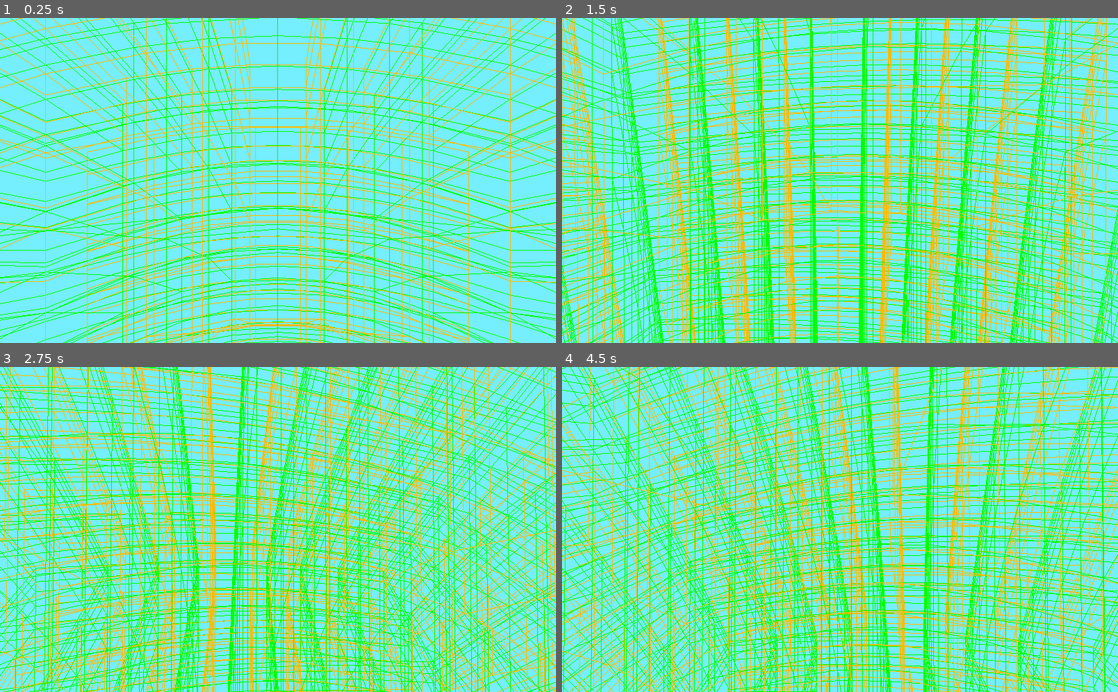
Above: before the commit, frames 1-4 (two rows, left to right).
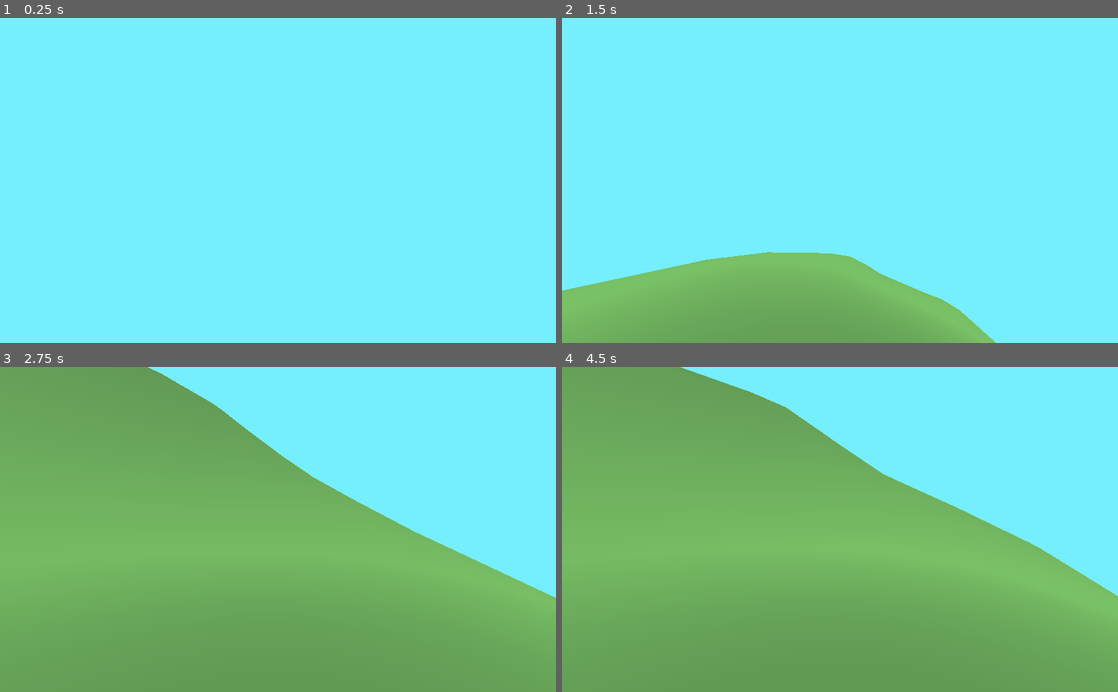
Above: after the commit, the same moments.

Repository: ctkerns/Marching-Cube-Sphere
Game: Godot game, scene res://Scenes/Universe.tscn
The game is run twice, just before and just after one commit, with the same random seed, the same clock (stepped at 60 frames per second) and the same inputs.
Inputs (mouse positions are in pixels of both pictures, inside the frame that each line leads up to):
- Up to frame 1 (0.25 s): no input
- Up to frame 2 (1.5 s): move the mouse to (867, 180) at 0.52 s; hold Shift (sprint) 0.53-1.28 s; hold W (move_forward) from 0.53 s (still down); move the mouse to (812, 180) at 1.27 s; tap Shift (sprint) at 1.35 s
- Up to frame 3 (2.75 s): keep holding W (move_forward); move the mouse to (289, 523) at 2.02 s; hold Shift (sprint) from 2.03 s (still down)
- Up to frame 4 (4.5 s): keep holding W (move_forward); move the mouse to (834, 536) at 2.77 s; release Shift (sprint) at 2.78 s; tap Shift (sprint) at 2.85, 4.35 s; move the mouse to (878, 532) at 3.52 s; hold Shift (sprint) 3.53-4.28 s; move the mouse to (795, 526) at 4.27 s

The runs differ from the first frame. In frame 1, 18% of the frame differs, in the area x 0-100%, y 0-100%; in frame 2, 44%; in frame 3, 80%; in frame 4, 82%.

Commit message:
Restructuring.

Diff:
--- a/Scenes/Planet.tscn
+++ b/Scenes/Planet.tscn
@@ -1,31 +1,31 @@
 [gd_scene load_steps=4 format=2]
 
 [ext_resource path="res://Scripts/Planet.gd" type="Script" id=1]
-[ext_resource path="res://Scenes/OctTerrain.tscn" type="PackedScene" id=2]
+[ext_resource path="res://Scenes/PlanetFace.tscn" type="PackedScene" id=2]
 [ext_resource path="res://Scenes/Player.tscn" type="PackedScene" id=3]
 
 [node name="Planet" type="Spatial"]
 script = ExtResource( 1 )
 
-[node name="Face1" parent="." instance=ExtResource( 2 )]
+[node name="PlanetFace1" parent="." instance=ExtResource( 2 )]
 
-[node name="Face2" parent="." instance=ExtResource( 2 )]
+[node name="PlanetFace2" parent="." instance=ExtResource( 2 )]
 transform = Transform( 1, 0, 0, 0, -1.62921e-07, -1, 0, 1, -1.62921e-07, 0, 0, 0 )
 
-[node name="Face3" parent="." instance=ExtResource( 2 )]
+[node name="PlanetFace3" parent="." instance=ExtResource( 2 )]
 transform = Transform( -1.62921e-07, -1, 1.62921e-07, 0, -1.62921e-07, -1, 1, -1.62921e-07, 2.65431e-14, 0, 0, 0 )
 
-[node name="Face4" parent="." instance=ExtResource( 2 )]
+[node name="PlanetFace4" parent="." instance=ExtResource( 2 )]
 transform = Transform( -1.62921e-07, 1, 0, -1, -1.62921e-07, 0, 0, 0, 1, 0, 0, 0 )
 
-[node name="Face5" parent="." instance=ExtResource( 2 )]
+[node name="PlanetFace5" parent="." instance=ExtResource( 2 )]
 transform = Transform( 2.65431e-14, -1.62921e-07, 1, -1, -1.62921e-07, 0, 1.62921e-07, -1, -1.62921e-07, 0, 0, 0 )
 
-[node name="Face6" parent="." instance=ExtResource( 2 )]
-transform = Transform( -1.62921e-07, 3.25841e-07, 1, 0, -1, 3.25841e-07, 1, 5.30863e-14, 1.62921e-07, 0, 0, 0 )
+[node name="PlanetFace6" parent="." instance=ExtResource( 2 )]
+transform = Transform( 1.62921e-07, -5.30863e-14, 1, -3.25841e-07, -1, 0, 1, -3.25841e-07, -1.62921e-07, 0, 0, 0 )
 
 [node name="Player" parent="." instance=ExtResource( 3 )]
-transform = Transform( 1, 0, 4.32446e-21, 0, 1, -4.91279e-20, 4.32443e-21, 0, 1, 0, 12, 0 )
+transform = Transform( 1, 0, 4.32446e-21, 0, 1, -4.91279e-20, 4.32443e-21, 0, 1, 0, 64, 0 )
 
 [node name="CSGSphere" type="CSGSphere" parent="."]
 use_collision = true
--- a/Scenes/OctTerrain.tscn
+++ b/Scenes/PlanetFace.tscn
@@ -1,21 +1,22 @@
 [gd_scene load_steps=5 format=2]
 
-[ext_resource path="res://Scripts/Octree/OctTerrain.gd" type="Script" id=1]
+[ext_resource path="res://Materials/borders_outline.tres" type="Material" id=1]
 [ext_resource path="res://Materials/dual_outline.tres" type="Material" id=2]
-[ext_resource path="res://Materials/borders_outline.tres" type="Material" id=3]
+[ext_resource path="res://Scripts/PlanetFace.gd" type="Script" id=3]
 
 [sub_resource type="SpatialMaterial" id=1]
-albedo_color = Color( 0.317647, 0.568627, 0.345098, 1 )
+albedo_color = Color( 0.356863, 0.580392, 0.278431, 1 )
 
-[node name="OctTerrain" type="Spatial"]
-script = ExtResource( 1 )
+[node name="PlanetFace" type="Spatial"]
+script = ExtResource( 3 )
 
 [node name="Borders" type="MeshInstance" parent="."]
-material_override = ExtResource( 3 )
+visible = false
+material_override = ExtResource( 1 )
 
 [node name="Dual" type="MeshInstance" parent="."]
+visible = false
 material_override = ExtResource( 2 )
-cast_shadow = 0
 
 [node name="Surface" type="MeshInstance" parent="."]
 material_override = SubResource( 1 )
--- a/Scripts/Octree/Mesher.gd
+++ b/Scripts/Octree/Mesher.gd
@@ -6,34 +6,26 @@
 	var _surface_verts
 	var _surface_normals
 
-	var _octree
-
-	var _x_offset
-	var _x_scale
-	var _y_offset
-	var _y_scale
-	var _floor_radius
-	var _ceil_radius
-
-	func _init(oct, x_offset, x_scale, y_offset, y_scale, floor_radius, ceil_radius):
+	func init():
 		_tree_verts = PoolVector3Array()
 		_dual_verts = PoolVector3Array()
 		_surface_verts = PoolVector3Array()
 		_surface_normals = PoolVector3Array()
 
-		_octree = oct
-
-		_x_offset = x_offset
-		_x_scale = x_scale
-		_y_offset = y_offset
-		_y_scale = y_scale
-		_floor_radius = floor_radius
-		_ceil_radius = ceil_radius
-
-	func draw_tree(tree_mesh):
-		# Set up array mesh.
-		var tree_arr = []
-		tree_arr.resize(Mesh.ARRAY_MAX)
+	func get_tree_verts():
+		return _tree_verts
+
+	func get_dual_verts():
+		return _dual_verts
+
+	func get_surface_verts():
+		return _surface_verts
+
+	func get_surface_normals():
+		return _surface_normals
+
+	func draw_tree(chunk):
+		var octree = chunk.get_tree()
 
 		# Initialize stack.
 		var stack = []
@@ -41,104 +33,76 @@
 
 		# Perform a DFS traversal of the octree using stack.
 		var id
-		while !stack.empty():
+		while not stack.empty():
 			# Pop frame from stack.
 			id = stack.pop_back()
 
 			# Check if this node is a leaf node.
-			if not _octree.is_branch(id):
+			if not octree.is_branch(id):
 				# Draw the leaf node.
-				var bounds = _octree.get_bounds(id)
-				var vert = bounds[0]
-				var scale = bounds[1]
-
-				# Value that the lower vertex is stretched to.
-				var x = vert.x*_x_scale/2.0 + _x_offset
-				var y = vert.y*_y_scale/2.0 + _y_offset
-				var z = (vert.z*(_ceil_radius - _floor_radius) + _ceil_radius)/2
-				var corner = Vector3(x, y, z)
-
-				# Value that the ranges are stretched to.
-				var x_l = scale*2.0/_x_scale
-				var y_l = scale*2.0/_y_scale
-				var z_l = scale*(_ceil_radius - _floor_radius)/2.0
-				var length = Vector3(x_l, y_l, z_l)
+				var bounds = octree.get_bounds(id)
+
+				# Scale bounds from chunk space.
+				var corner = chunk.chunk2cube(bounds[0])
+				var length = chunk.length2cube(bounds[1])
 
 				_tree_verts = Geometry.draw_cuboid_edge(corner, corner + length, _tree_verts)
 			else:
 				# Add this nodes children to the stack.
 				for i in range(8):
-					stack.push_back(_octree.get_child(id, i))
-
-		# Create mesh from array.
-		tree_arr[Mesh.ARRAY_VERTEX] = _tree_verts
-
-		tree_mesh.mesh = ArrayMesh.new()
-		tree_mesh.mesh.add_surface_from_arrays(Mesh.PRIMITIVE_LINES, tree_arr)
-
-	func draw_dual(dual_mesh, surface_mesh) -> Shape:
-		# Set up array meshes.
-		var dual_arr = []
-		dual_arr.resize(Mesh.ARRAY_MAX)
-		var surface_arr = []
-		surface_arr.resize(Mesh.ARRAY_MAX)
+					stack.push_back(octree.get_child(id, i))
+
+	func draw(chunk):
+		var octree = chunk.get_tree()
 
 		# Recursively traverse the octree.
-		_cube_proc(0b1)
-
-		# Create mesh from array.
-		dual_arr[Mesh.ARRAY_VERTEX] = _dual_verts
-		surface_arr[Mesh.ARRAY_VERTEX] = _surface_verts
-		surface_arr[Mesh.ARRAY_NORMAL] = _surface_normals
-
-		dual_mesh.mesh = ArrayMesh.new()
-		dual_mesh.mesh.add_surface_from_arrays(Mesh.PRIMITIVE_LINES, dual_arr)
-		surface_mesh.mesh = ArrayMesh.new()
-		surface_mesh.mesh.add_surface_from_arrays(Mesh.PRIMITIVE_TRIANGLES, surface_arr)
-
-		return surface_mesh.mesh.create_trimesh_shape()
-
-	func _cube_proc(t: int):
+		_cube_proc(chunk, 0b1)
+
+	func _cube_proc(chunk, t: int):
+		var octree = chunk.get_tree()
+
 		# Terminate when t1 is a leaf node.
-		if not _octree.is_branch(t):
+		if not octree.is_branch(t):
 			return
 
 		# Recursively traverse child nodes.
 		var children = []
 		children.resize(8)
 		for i in range(8):
-			children[i] = _octree.get_child(t, i)
-
-			_cube_proc(children[i])
+			children[i] = octree.get_child(t, i)
+
+			_cube_proc(chunk, children[i])
 
 		# Traverse octree faces.
-		_face_proc([children[0], children[1]], 0b001)
-		_face_proc([children[0], children[2]], 0b010)
-		_face_proc([children[0], children[4]], 0b100)
-		_face_proc([children[1], children[3]], 0b010)
-		_face_proc([children[1], children[5]], 0b100)
-		_face_proc([children[2], children[3]], 0b001)
-		_face_proc([children[2], children[6]], 0b100)
-		_face_proc([children[3], children[7]], 0b100)
-		_face_proc([children[4], children[5]], 0b001)
-		_face_proc([children[4], children[6]], 0b010)
-		_face_proc([children[5], children[7]], 0b010)
-		_face_proc([children[6], children[7]], 0b001)
+		_face_proc(chunk, [children[0], children[1]], 0b001)
+		_face_proc(chunk, [children[0], children[2]], 0b010)
+		_face_proc(chunk, [children[0], children[4]], 0b100)
+		_face_proc(chunk, [children[1], children[3]], 0b010)
+		_face_proc(chunk, [children[1], children[5]], 0b100)
+		_face_proc(chunk, [children[2], children[3]], 0b001)
+		_face_proc(chunk, [children[2], children[6]], 0b100)
+		_face_proc(chunk, [children[3], children[7]], 0b100)
+		_face_proc(chunk, [children[4], children[5]], 0b001)
+		_face_proc(chunk, [children[4], children[6]], 0b010)
+		_face_proc(chunk, [children[5], children[7]], 0b010)
+		_face_proc(chunk, [children[6], children[7]], 0b001)
 
 		# Traverse octree edges.
-		_edge_proc([children[0], children[1], children[2], children[3]], 0b100)
-		_edge_proc([children[0], children[1], children[4], children[5]], 0b010)
-		_edge_proc([children[0], children[2], children[4], children[6]], 0b001)
-		_edge_proc([children[1], children[3], children[5], children[7]], 0b001)
-		_edge_proc([children[2], children[3], children[6], children[7]], 0b010)
-		_edge_proc([children[4], children[5], children[6], children[7]], 0b100)
+		_edge_proc(chunk, [children[0], children[1], children[2], children[3]], 0b100)
+		_edge_proc(chunk, [children[0], children[1], children[4], children[5]], 0b010)
+		_edge_proc(chunk, [children[0], children[2], children[4], children[6]], 0b001)
+		_edge_proc(chunk, [children[1], children[3], children[5], children[7]], 0b001)
+		_edge_proc(chunk, [children[2], children[3], children[6], children[7]], 0b010)
+		_edge_proc(chunk, [children[4], children[5], children[6], children[7]], 0b100)
 
 		# Traverse octree vertices.
-		_vert_proc(children)
+		_vert_proc(chunk, children)
 
 	# Octree face, dual edge, takes two nodes as arguments.
 	# Assume that t_0 is inferior on given axis and t_1 is superior.
-	func _face_proc(t: Array, axis: int):
+	func _face_proc(chunk, t: Array, axis: int):
+		var octree = chunk.get_tree()
+
 		var num_leaves = 0
 
 		var children = []
@@ -158,9 +122,9 @@
 		# the axis.
 
 		# Inferior node.
-		if _octree.is_branch(t[0]):
-			for i in range(4):
-				children[plane[i]] = _octree.get_child(t[0], plane[i] | axis)
+		if octree.is_branch(t[0]):
+			for i in range(4):
+				children[plane[i]] = octree.get_child(t[0], plane[i] | axis)
 		else:
 			# If node is a leaf, use the node as a stand in for its child.
 			for i in range(4):
@@ -168,9 +132,9 @@
 			num_leaves += 1
 
 		# Superior node.
-		if _octree.is_branch(t[1]):
-			for i in range(4):
-				children[plane[i] | axis] = _octree.get_child(t[1], plane[i])
+		if octree.is_branch(t[1]):
+			for i in range(4):
+				children[plane[i] | axis] = octree.get_child(t[1], plane[i])
 		else:
 			# If node is a leaf, use the node as a stand in for its child.
 			for i in range(4):
@@ -180,31 +144,33 @@
 		if num_leaves < 2:
 			# Recursively traverse child nodes.
 			for i in range(4):
-				_face_proc([children[plane[i]], children[plane[i] | axis]], axis)
+				_face_proc(chunk, [children[plane[i]], children[plane[i] | axis]], axis)
 
 			match axis:
 				0b001:
-					_edge_proc([children[0], children[1], children[4], children[5]], 0b010)
-					_edge_proc([children[0], children[1], children[2], children[3]], 0b100)
-					_edge_proc([children[4], children[5], children[6], children[7]], 0b100)
-					_edge_proc([children[2], children[3], children[6], children[7]], 0b010)
+					_edge_proc(chunk, [children[0], children[1], children[4], children[5]], 0b010)
+					_edge_proc(chunk, [children[0], children[1], children[2], children[3]], 0b100)
+					_edge_proc(chunk, [children[4], children[5], children[6], children[7]], 0b100)
+					_edge_proc(chunk, [children[2], children[3], children[6], children[7]], 0b010)
 				0b010:
-					_edge_proc([children[0], children[2], children[4], children[6]], 0b001)
-					_edge_proc([children[0], children[1], children[2], children[3]], 0b100)
-					_edge_proc([children[4], children[5], children[6], children[7]], 0b100)
-					_edge_proc([children[1], children[3], children[5], children[7]], 0b001)
+					_edge_proc(chunk, [children[0], children[2], children[4], children[6]], 0b001)
+					_edge_proc(chunk, [children[0], children[1], children[2], children[3]], 0b100)
+					_edge_proc(chunk, [children[4], children[5], children[6], children[7]], 0b100)
+					_edge_proc(chunk, [children[1], children[3], children[5], children[7]], 0b001)
 				0b100:
-					_edge_proc([children[0], children[2], children[4], children[6]], 0b001)
-					_edge_proc([children[0], children[1], children[4], children[5]], 0b010)
-					_edge_proc([children[2], children[3], children[6], children[7]], 0b010)
-					_edge_proc([children[1], children[3], children[5], children[7]], 0b001)
-
-			_vert_proc(children)
+					_edge_proc(chunk, [children[0], children[2], children[4], children[6]], 0b001)
+					_edge_proc(chunk, [children[0], children[1], children[4], children[5]], 0b010)
+					_edge_proc(chunk, [children[2], children[3], children[6], children[7]], 0b010)
+					_edge_proc(chunk, [children[1], children[3], children[5], children[7]], 0b001)
+
+			_vert_proc(chunk, children)
 
 	# Octree edge, dual face, takes four nodes as arguments.
 	# Assume a node's location t in bit form is also it's location relative to the other nodes on valid
 	# axes. Axis represents the commmon dimension.
-	func _edge_proc(t: Array, axis: int):
+	func _edge_proc(chunk, t: Array, axis: int):
+		var octree = chunk.get_tree()
+
 		var num_leaves = 0
 
 		var children = []
@@ -222,9 +188,9 @@
 
 		# Find children to be connected.
 		for i in range(4):
-			if _octree.is_branch(t[i]):
-				children[i] = _octree.get_child(t[i], plane[3 - i])
-				children[i + 4] = _octree.get_child(t[i], plane[3 -i] | axis)
+			if octree.is_branch(t[i]):
+				children[i] = octree.get_child(t[i], plane[3 - i])
+				children[i + 4] = octree.get_child(t[i], plane[3 -i] | axis)
 			else:
 				children[i] = t[i]
 				children[i + 4] = t[i]
@@ -232,30 +198,32 @@
 
 		if num_leaves < 4:
 			# Recursively traverse child nodes.
-			_edge_proc([children[0], children[1], children[2], children[3]], axis)
-			_edge_proc([children[4], children[5], children[6], children[7]], axis)
+			_edge_proc(chunk, [children[0], children[1], children[2], children[3]], axis)
+			_edge_proc(chunk, [children[4], children[5], children[6], children[7]], axis)
 
 			# Traverse octree vertices.
 			match axis:
 				0b001:
-					_vert_proc([children[0], children[4], children[1], children[5], children[2], children[6], children[3], children[7]])
+					_vert_proc(chunk, [children[0], children[4], children[1], children[5], children[2], children[6], children[3], children[7]])
 				0b010:
-					_vert_proc([children[0], children[1], children[4], children[5], children[2], children[3], children[6], children[7]])
+					_vert_proc(chunk, [children[0], children[1], children[4], children[5], children[2], children[3], children[6], children[7]])
 				0b100:
-					_vert_proc(children)
+					_vert_proc(chunk, children)
 
 	# Octree vertex, dual hexahedron, takes eight nodes as arguments.
 	# Assume a node's location in t in bit form is also its location relative to the other nodes.
-	func _vert_proc(t: Array):
+	func _vert_proc(chunk, t: Array):
+		var octree = chunk.get_tree()
+
 		var num_leaves = 0
 
 		var children = []
 		children.resize(8)
 
 		for i in range(8):
-			if _octree.is_branch(t[i]):
+			if octree.is_branch(t[i]):
 				# If node is a branch, get its child that is connected to the octree vertex.
-				children[i] = _octree.get_child(t[i], 7 - i)
+				children[i] = octree.get_child(t[i], 7 - i)
 			else:
 				# If node is a leaf, use the node as a stand in for its child.
 				children[i] = t[i]
@@ -268,13 +236,10 @@
 			var d = []
 			d.resize(8)
 			for i in range(8):
-				var vert = _octree.get_vertex(t[i])
-				var x = vert.x*_x_scale/2.0 + _x_offset
-				var y = vert.y*_y_scale/2.0 + _y_offset
-				var z = (vert.z*(_ceil_radius - _floor_radius) + _ceil_radius)/2
-				v[i] = Vector3(x, y, z)
-
-				d[i] = _octree.get_density(t[i])
+				var vert = octree.get_vertex(t[i])
+				v[i] = chunk.chunk2cube(vert)
+
+				d[i] = octree.get_density(t[i])
 
 			_dual_verts = Geometry.draw_hexahedron_edge(v, _dual_verts)
 			var surface = MarchingCubes.draw_cube(v, d, _surface_verts, _surface_normals)
@@ -282,4 +247,4 @@
 			_surface_normals = surface[1]
 		else:
 			# Recursively traverse child nodes.
-			_vert_proc(children)
+			_vert_proc(chunk, children)
--- a/Scripts/Octree/OctTerrain.gd
+++ b/Scripts/Octree/OctTerrain.gd
@@ -1,85 +1,74 @@
-extends Spatial
+extends Object
 
-var Octree = preload("res://Scripts/Octree/Octree.gd")
-var Mesher = preload("res://Scripts/Octree/Mesher.gd")
+class OctTerrain:
+	var Octree = preload("res://Scripts/Octree/Octree.gd")
 
-onready var borders = get_node("Borders")
-onready var dual = get_node("Dual")
-onready var surface = get_node("Surface")
-onready var collision_shape = get_node("StaticBody/CollisionShape")
+	var octree
 
-var octree = Octree.Octree.new()
-var mesher
+	# Hyperparameters.
+	var _x_offset = 0.0
+	var _y_offset = 0.0
+	var _scale = 2.0
+	var _floor = 16.0
+	var _ceil = 64.0
 
-# Hyperparameters.
-var _x_offset = 0.0
-var _x_scale = 2.0
-var _y_offset = 0.0
-var _y_scale = 2.0
-var _floor_radius = 5.0
-var _ceil_radius = 32.0
+	var _depth = 4 # Depth of the octree.
 
-var _depth = 3 # Depth of the octree.
+	var _transform
 
-func init():
-	octree = Octree.Octree.new()
-	_full_subdivision()
+	func init(transform):
+		octree = Octree.Octree.new()
+		_transform = transform
+		_full_subdivision()
 
-	mesher = Mesher.Mesher.new(octree, _x_offset, _x_scale, _y_offset, _y_scale, _floor_radius, _ceil_radius)
+	func get_tree():
+		return octree
 
-func draw():
-	mesher.draw_tree(borders)
-	var shape = mesher.draw_dual(dual, surface)
+	# Fully subdivide the tree.
+	func _full_subdivision():
+		var queue = []
+		queue.push_back(0b1)
 
-	collision_shape.set_shape(shape)
+		# Subdivide each node for each level in depth.
+		for i in range(_depth):
+			for j in range(queue.size()):
+				# Find the volume for each child before they are created.
+				var node = queue.pop_front()
+				var volumes = []
+				for k in range(8):
+					var child = octree.get_child(node, k)
+					var vert = Transformations.cube2global(chunk2cube(octree.get_vertex(child)), _transform)
+					var bounds = octree.get_bounds(child)
 
-# Fully subdivide the tree.
-func _full_subdivision():
-	var queue = []
-	queue.push_back(0b1)
+					var base = bounds[0].z
+					var top = base + bounds[1]
 
-	# Subdivide each node for each level in depth.
-	for i in range(_depth):
-		for j in range(queue.size()):
-			# Find the volume for each child before they are created.
-			var node = queue.pop_front()
-			var volumes = []
-			for k in range(8):
-				var child = octree.get_child(node, k)
-				var vert = _global_vert(_chunk_vert(octree.get_vertex(child)))
-				var bounds = octree.get_bounds(child)
+					# Clear top and fill bottom.
+					if top == 1.0:
+						volumes.append(0.0)
+					elif base == -1.0:
+						volumes.append(1.0)
+					else:
+						volumes.append(Generator.sample(vert.x, vert.y, vert.z, _floor, _ceil))
 
-				var base = bounds[0].z
-				var top = base + bounds[1]
+				# Split each node in the queue, and add the nodes to the queue.
+				octree.split(node, volumes)
 
-				# Clear top and fill bottom.
-				if top == 1.0:
-					volumes.append(0.0)
-				elif base == -1.0:
-					volumes.append(1.0)
-				else:
-					volumes.append(Generator.sample(vert.x, vert.y, vert.z, _floor_radius, _ceil_radius))
+				var prefix = node << 3
+				for k in range(8):
+					queue.push_back(prefix | k)
 
-			# Split each node in the queue, and add the nodes to the queue.
-			octree.split(node, volumes)
+	# Takes a location in the octree and converts it based on chunk location.
+	func chunk2cube(vert: Vector3):
+		var x = vert.x*_scale/2.0 + _x_offset
+		var y = vert.y*_scale/2.0 + _y_offset
+		var z = (vert.z*(_ceil - _floor) + _ceil)/2
 
-			var prefix = node << 3
-			for k in range(8):
-				queue.push_back(prefix | k)
+		return Vector3(x, y, z)
 
-# Takes a location in the octree and converts it based on chunk location.
-func _chunk_vert(vert: Vector3):
-	var x = vert.x*_x_scale/2.0 + _x_offset
-	var y = vert.y*_y_scale/2.0 + _y_offset
-	var z = (vert.z*(_ceil_radius - _floor_radius) + _ceil_radius)/2
+	func length2cube(length):
+		var x = length*2.0/_scale
+		var y = length*2.0/_scale
+		var z = length*(_ceil - _floor)/2.0
 
-	return Vector3(x, y, z)
-
-# Takes a location in the chunk and converts it to global space.
-func _global_vert(vert: Vector3):
-	var transform = self.get_transform()
-
-	var local_vert = Cube2Sphere.cube2sphere(vert.x, vert.y, vert.z)
-	var global_vert = transform.xform(local_vert)
-
-	return global_vert
+		return Vector3(x, y, z)
--- a/Scripts/Planet.gd
+++ b/Scripts/Planet.gd
@@ -1,29 +1,19 @@
 extends Spatial
-
-var _initialized = false
 
 var _faces = []
 
-
 func _ready():
-	_faces.append(get_node("Face1")) # y +
-	_faces.append(get_node("Face2")) # z +
-	_faces.append(get_node("Face3")) # x +
-	_faces.append(get_node("Face4")) # z -
-	_faces.append(get_node("Face5")) # x -
-	_faces.append(get_node("Face6")) # y -
+	_faces.append(get_node("PlanetFace1")) # y +
+	_faces.append(get_node("PlanetFace2")) # z +
+	_faces.append(get_node("PlanetFace3")) # x +
+	_faces.append(get_node("PlanetFace4")) # z -
+	_faces.append(get_node("PlanetFace5")) # x -
+	_faces.append(get_node("PlanetFace6")) # y -
 
 func init():
-	_initialized = true
-
 	for face in _faces:
 		face.init()
 
 func _draw():
-	if not _initialized:
-		print("You need to initialize this planet before drawing")
-		return
-
-	#_faces[0].draw()
 	for face in _faces:
 		face.draw()
--- /dev/null
+++ b/Scripts/PlanetFace.gd
@@ -0,0 +1,50 @@
+extends Spatial
+
+var OctTerrain = preload("res://Scripts/Octree/OctTerrain.gd")
+var Mesher = preload("res://Scripts/Octree/Mesher.gd")
+
+onready var borders = get_node("Borders")
+onready var dual = get_node("Dual")
+onready var surface = get_node("Surface")
+onready var collision_shape = get_node("StaticBody/CollisionShape")
+
+var _mesher
+var _chunk
+
+func init():
+	_chunk = OctTerrain.OctTerrain.new()
+	_chunk.init(self.get_transform())
+
+	_mesher = Mesher.Mesher.new()
+	_mesher.init()
+
+func draw():
+	# Set up array meshes.
+	var tree_arr = []
+	var dual_arr = []
+	var surface_arr = []
+
+	tree_arr.resize(Mesh.ARRAY_MAX)
+	dual_arr.resize(Mesh.ARRAY_MAX)
+	surface_arr.resize(Mesh.ARRAY_MAX)
+
+	# Create vertex data.
+	_mesher.draw_tree(_chunk)
+	_mesher.draw(_chunk)
+
+	# Add data to array meshes.
+	tree_arr[Mesh.ARRAY_VERTEX] = _mesher.get_tree_verts()
+	dual_arr[Mesh.ARRAY_VERTEX] = _mesher.get_dual_verts()
+	surface_arr[Mesh.ARRAY_VERTEX] = _mesher.get_surface_verts()
+	surface_arr[Mesh.ARRAY_NORMAL] = _mesher.get_surface_normals()
+
+	# Create surfaces.
+	borders.mesh = ArrayMesh.new()
+	dual.mesh = ArrayMesh.new()
+	surface.mesh = ArrayMesh.new()
+
+	borders.mesh.add_surface_from_arrays(Mesh.PRIMITIVE_LINES, tree_arr)
+	dual.mesh.add_surface_from_arrays(Mesh.PRIMITIVE_LINES, dual_arr)
+	surface.mesh.add_surface_from_arrays(Mesh.PRIMITIVE_TRIANGLES, surface_arr)
+
+	collision_shape.set_shape(surface.mesh.create_trimesh_shape())
--- a/Scripts/Singletons/Generator.gd
+++ b/Scripts/Singletons/Generator.gd
@@ -14,7 +14,7 @@
 
 	var magnitude = Vector3(x, y, z).length()
 
-	vol = (magnitude - top)/(base - top) + vol/2.0
+	vol = (magnitude - top)/(base - top) + vol/1.0
 
 	if vol > 1.0:
 		vol = 1.0
--- a/Scripts/Singletons/Geometry.gd
+++ b/Scripts/Singletons/Geometry.gd
@@ -21,7 +21,7 @@
 	v_sphere.resize(8)
 
 	for i in range(8):
-		v_sphere[i] = Cube2Sphere.cube2sphere(v[i].x, v[i].y, v[i].z)
+		v_sphere[i] = Transformations.cube2sphere(v[i].x, v[i].y, v[i].z)
 
 	# Traverse hexahedron edges using bitstring method.
 	var i = 0x2ef0298
--- a/Scripts/Singletons/MarchingCubes.gd
+++ b/Scripts/Singletons/MarchingCubes.gd
@@ -320,9 +320,9 @@
 		var b = find_vert(vertex_data[tag][cell[1][i*3 + 1]], v, d)
 		var c = find_vert(vertex_data[tag][cell[1][i*3 + 2]], v, d)
 
-		a = Cube2Sphere.cube2sphere(a.x, a.y, a.z)
-		b = Cube2Sphere.cube2sphere(b.x, b.y, b.z)
-		c = Cube2Sphere.cube2sphere(c.x, c.y, c.z)
+		a = Transformations.cube2sphere(a.x, a.y, a.z)
+		b = Transformations.cube2sphere(b.x, b.y, b.z)
+		c = Transformations.cube2sphere(c.x, c.y, c.z)
 
 		verts.append(c)
 		verts.append(b)
--- a/Scripts/Singletons/Cube2Sphere.gd
+++ b/Scripts/Singletons/Transformations.gd
@@ -5,6 +5,7 @@
 var _ax1 = Vector3(0, 0, 1)
 var _ax2
 
+# Takes a location in polar coordinates and maps it to a sphere.
 func cube2sphere(x, y, z):
 	# Establish starting vertex.
 	var vert = Vector3(0, 1, 0)
@@ -25,3 +26,10 @@
 	vert *= z
 
 	return vert
+
+# Takes a location in the local cube and converts it to global space.
+func cube2global(vert: Vector3, transform: Transform):
+	var local_vert = cube2sphere(vert.x, vert.y, vert.z)
+	var global_vert = transform.xform(local_vert)
+
+	return global_vert
--- a/project.godot
+++ b/project.godot
@@ -21,10 +21,10 @@
 
 [autoload]
 
-Cube2Sphere="*res://Scripts/Singletons/Cube2Sphere.gd"
 Geometry="*res://Scripts/Singletons/Geometry.gd"
 MarchingCubes="*res://Scripts/Singletons/MarchingCubes.gd"
 Generator="*res://Scripts/Singletons/Generator.gd"
+Transformations="*res://Scripts/Singletons/Transformations.gd"
 
 [editor_plugins]
 
